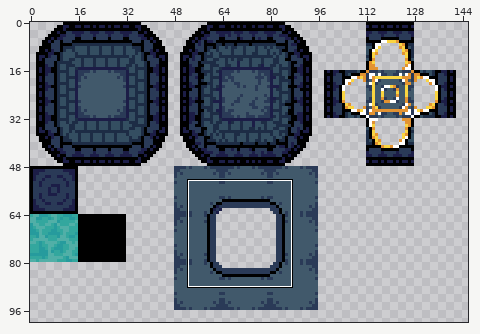
Sprite sheet -- Assets/Environment/Alantis.png. Above, an overview of the earlier version with the close-up marked.
Close-up. The starting point:
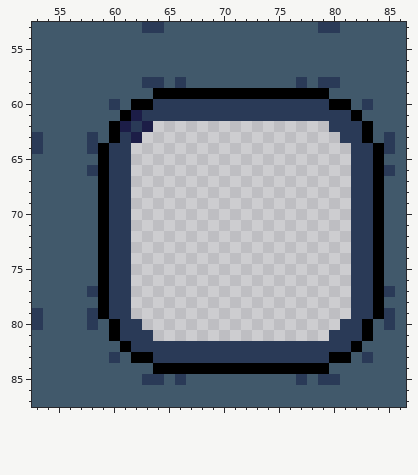
The file is 160x160 pixels. Shown: x 53..86, y 53..87. The wide view leaves out empty margins.
The result:
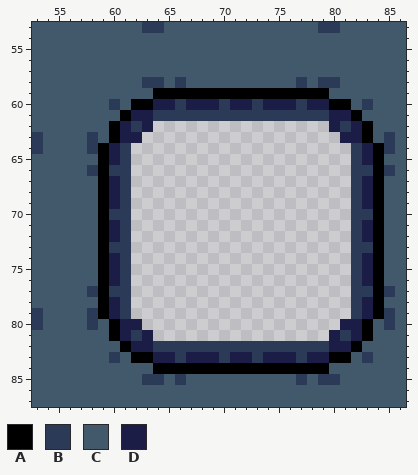
Palette (. is transparent): A #000000  B #2a3a57  C #41596b  D #1c1d47
From old to new:
@@ x 53..86 @@
 59 CCCCCCCCCCCAAAAAAAAAAAAAAAACCCCCCC
-60 CCCCCCCBCAABBBBBBBBBBBBBBBBAACBCCC
-61 CCCCCCCCADBBBBBBBBBBBBBBBBBBBACCCC
-62 CCCCCCCADBD................BBBACCC
-63 BCCCCBCABD..................BBACBC
-64 BCCCCBABB....................BBABC
-65 CCCCCCABB....................BBACC
+60 CCCCCCCBCAADDBDDDBDDBDDDBDDAACBCCC
+61 CCCCCCCCADDBBBBBBBBBBBBBBBBDDACCCC
+62 CCCCCCCADBD................DBDACCC
+63 BCCCCBCADD..................DDACBC
+64 BCCCCBADB....................BDABC
+65 CCCCCCADB....................BDACC
 66 CCCCCBABB....................BBABC
-67 CCCCCCABB....................BBACC
-68 CCCCCCABB....................BBACC
-69 CCCCCCABB....................BBACC
+67 CCCCCCADB....................BDACC
+68 CCCCCCADB....................BDACC
+69 CCCCCCADB....................BDACC
 70 CCCCCCABB....................BBACC
-71 CCCCCCABB....................BBACC
-72 CCCCCCABB....................BBACC
+71 CCCCCCADB....................BDACC
+72 CCCCCCADB....................BDACC
 73 CCCCCCABB....................BBACC
-74 CCCCCCABB....................BBACC
-75 CCCCCCABB....................BBACC
-76 CCCCCCABB....................BBACC
+74 CCCCCCADB....................BDACC
+75 CCCCCCADB....................BDACC
+76 CCCCCCADB....................BDACC
 77 CCCCCBABB....................BBABC
-78 CCCCCCABB....................BBACC
-79 BCCCCBABB....................BBABC
-80 BCCCCBCABB..................BBACBC
-81 CCCCCCCABBB................BBBACCC
-82 CCCCCCCCABBBBBBBBBBBBBBBBBBBBACCCC
-83 CCCCCCCBCAABBBBBBBBBBBBBBBBAACBCCC
+78 CCCCCCADB....................BDACC
+79 BCCCCBADB....................BDABC
+80 BCCCCBCADD..................DDACBC
+81 CCCCCCCADBD................DBDACCC
+82 CCCCCCCCADDBBBBBBBBBBBBBBBBDDACCCC
+83 CCCCCCCBCAADDBDDDBDDBDDDBDDAACBCCC
 84 CCCCCCCCCCCAAAAAAAAAAAAAAAACCCCCCC
Where, in picture pixels (left, top, right, bottom), the same in both close-ups:
changed: (109, 99, 373, 363)
